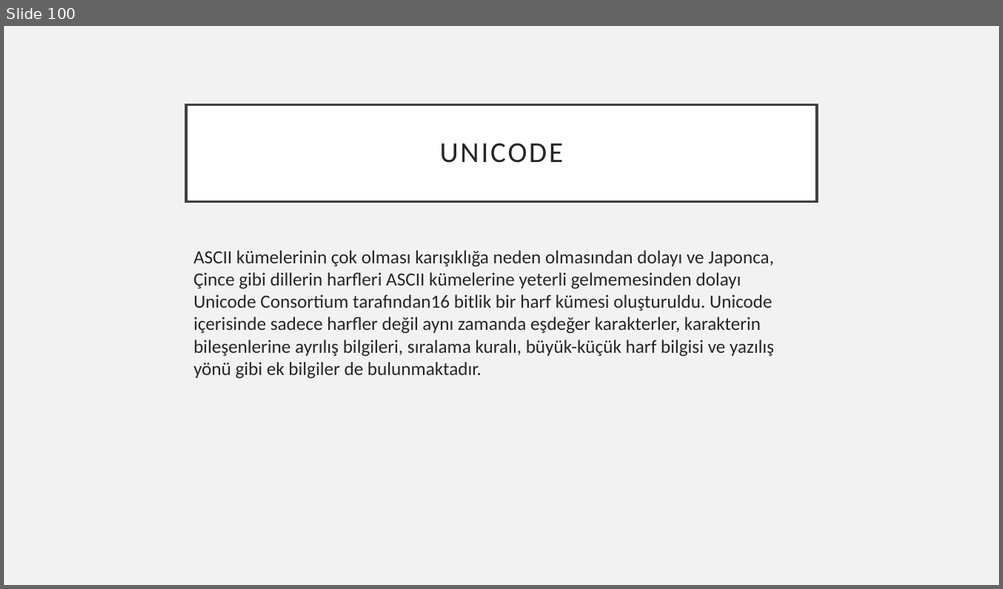
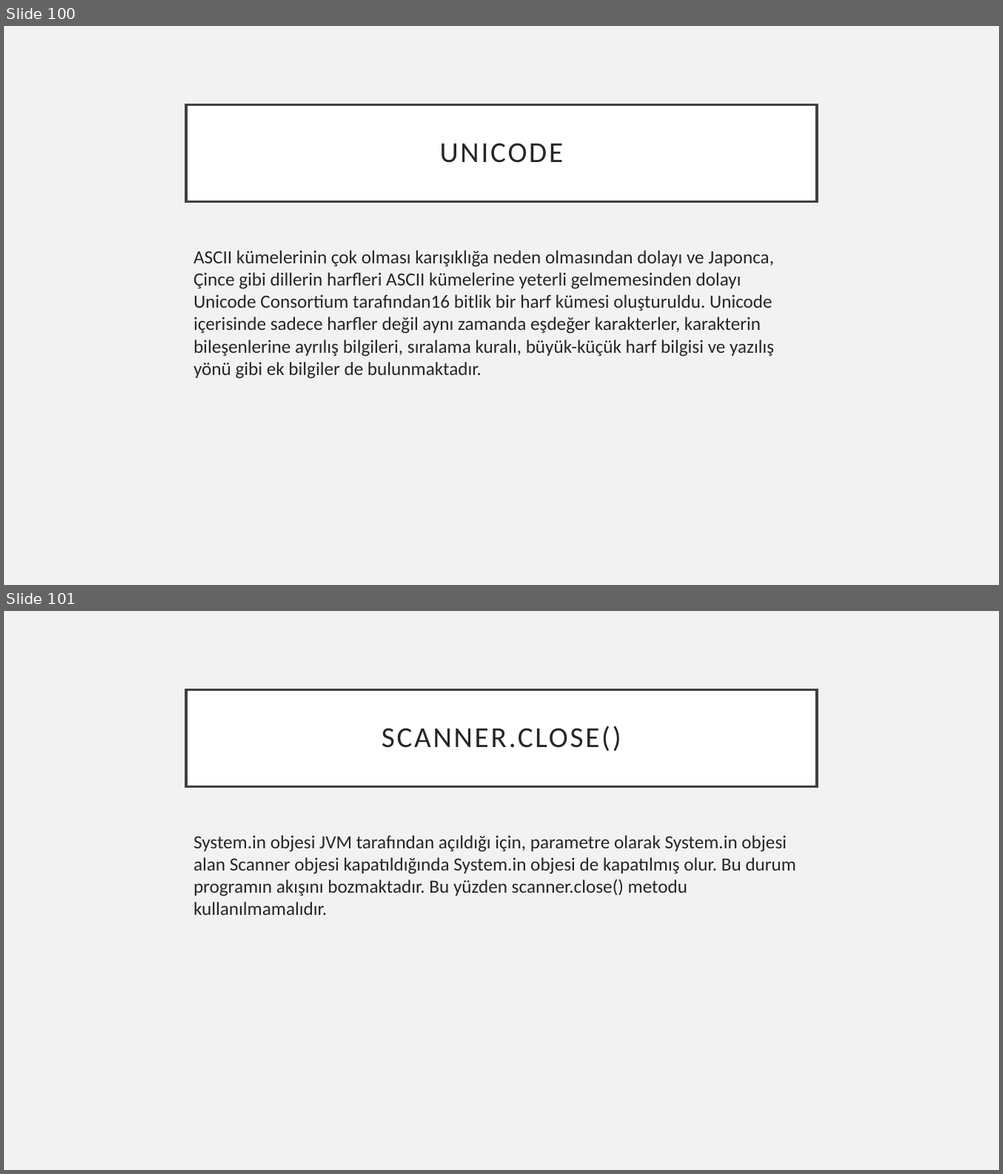
Before and after one commit to 207-Atmosware-Java-Bootcamp/5-hafta-pazartesi-javase-ardakozann, a slide deck: Turkcell_bootcamp_ArdaKozan.pptx. Shown one above the other, each under a label of ours: slide 100 before the commit, slides 100 and 101 after it. The pictures are 1003x589 and 1003x1174 pixels, drawn with LibreOffice and Linux fonts; fonts in the diff are those of the drawing. Boxes give left, top, right and bottom in pixels: in the first picture for what was removed or moved away, otherwise in the second. Text is boxed around its words. In the diff, an @@ line names an element or a change of style, - is before the commit and + after.

```diff
--- a/Turkcell_bootcamp_ArdaKozan.pptx
+++ b/Turkcell_bootcamp_ArdaKozan.pptx
@@ slide 101 added at <box>4,611,999,1170</box>, background #F2F2F2 @@
@@ title added at <box>186,689,817,786</box>, fill #FFFFFF, outline #404040 2.5 pt, 28 pt, text #262626 @@
+SCANNER.CLOSE()
@@ text added at <box>193,835,797,915</box>, 18 pt, text #262626 @@
+System.in objesi JVM tarafından açıldığı için, parametre olarak System.in objesi alan Scanner objesi kapatıldığında System.in objesi de kapatılmış olur. Bu durum programın akışını bozmaktadır. Bu yüzden scanner.close() metodu kullanılmamalıdır.
```
Also in this commit, not shown: 1 other slide added.
